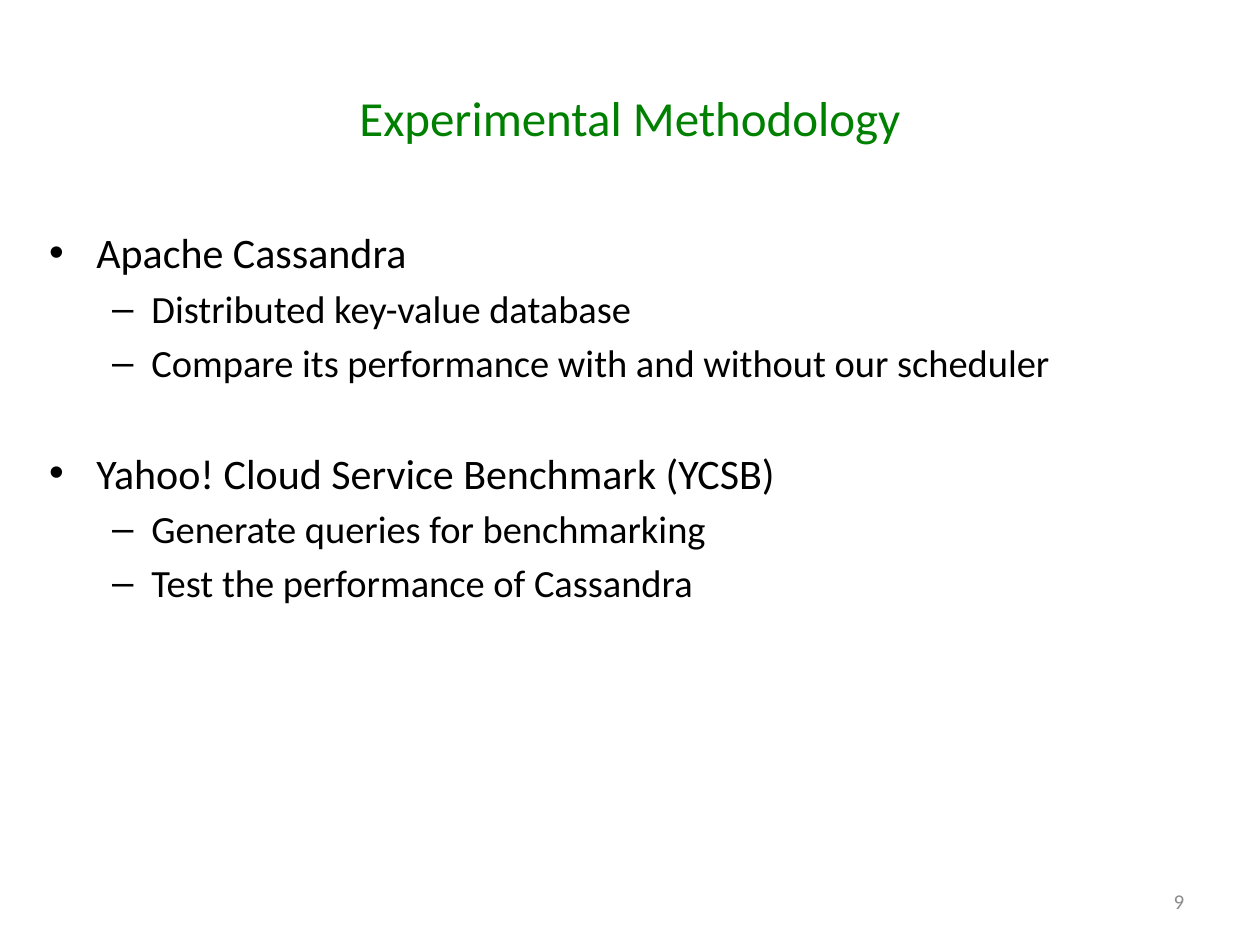
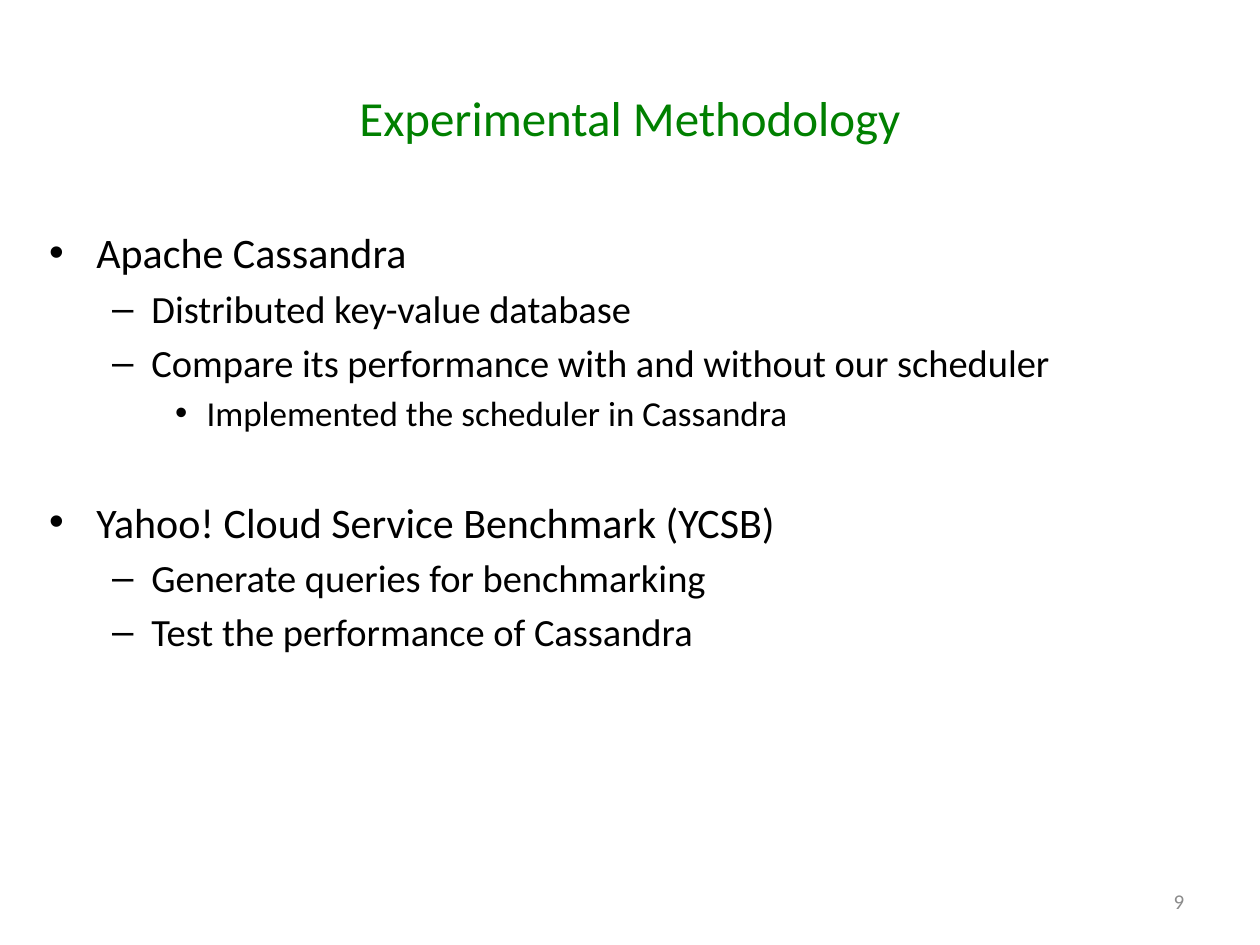
Before and after one commit to godares79/CS848-Project, a slide deck: slide 9 of PresentationSlides/Presentation.pptx. Drawn at 1260x945 pixels with LibreOffice and Linux fonts; fonts in the diff are those of the drawing. Boxes give left, top, right and bottom in pixels: in the first picture for what was removed or moved away, otherwise in the second. Text is boxed around its words. In the diff, an @@ line names an element or a change of style, - is before the commit and + after.

```diff
--- a/PresentationSlides/Presentation.pptx
+++ b/PresentationSlides/Presentation.pptx
@@ text at box(207, 401, 787, 432): paragraph added @@
+    • Implemented the scheduler in Cassandra
```
Also in this commit, not shown: 10 other slides changed.
